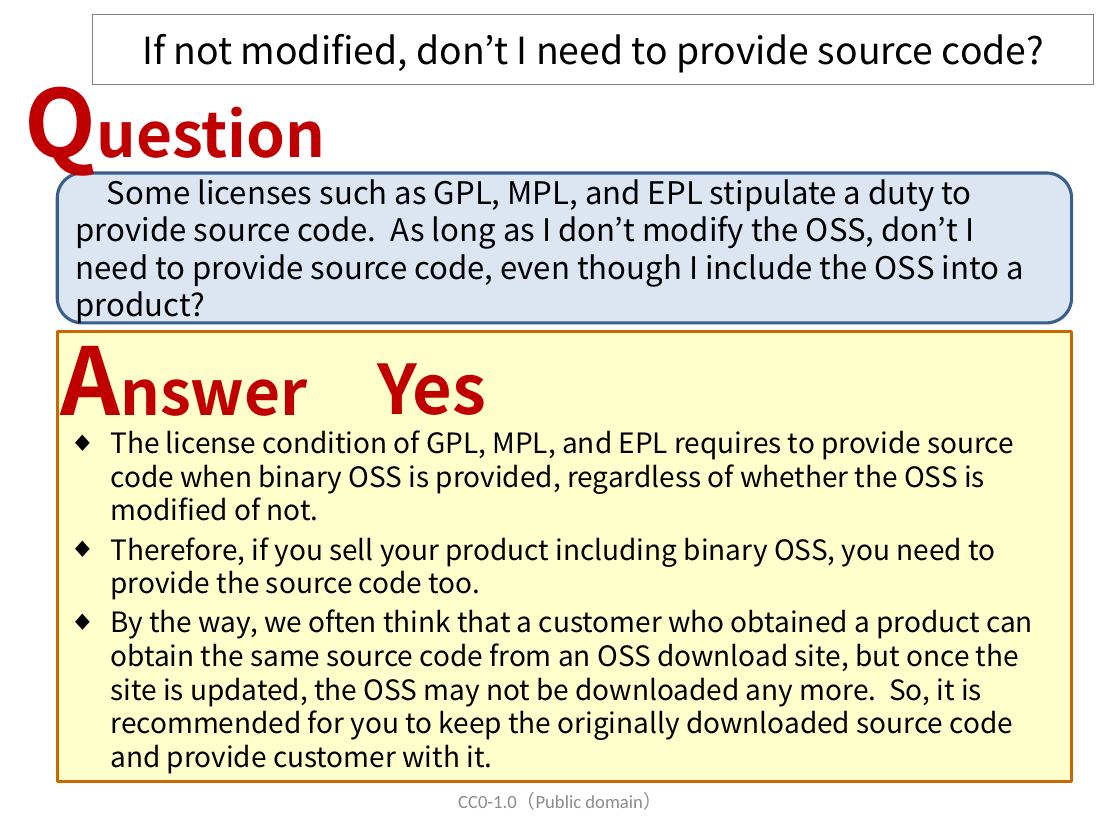
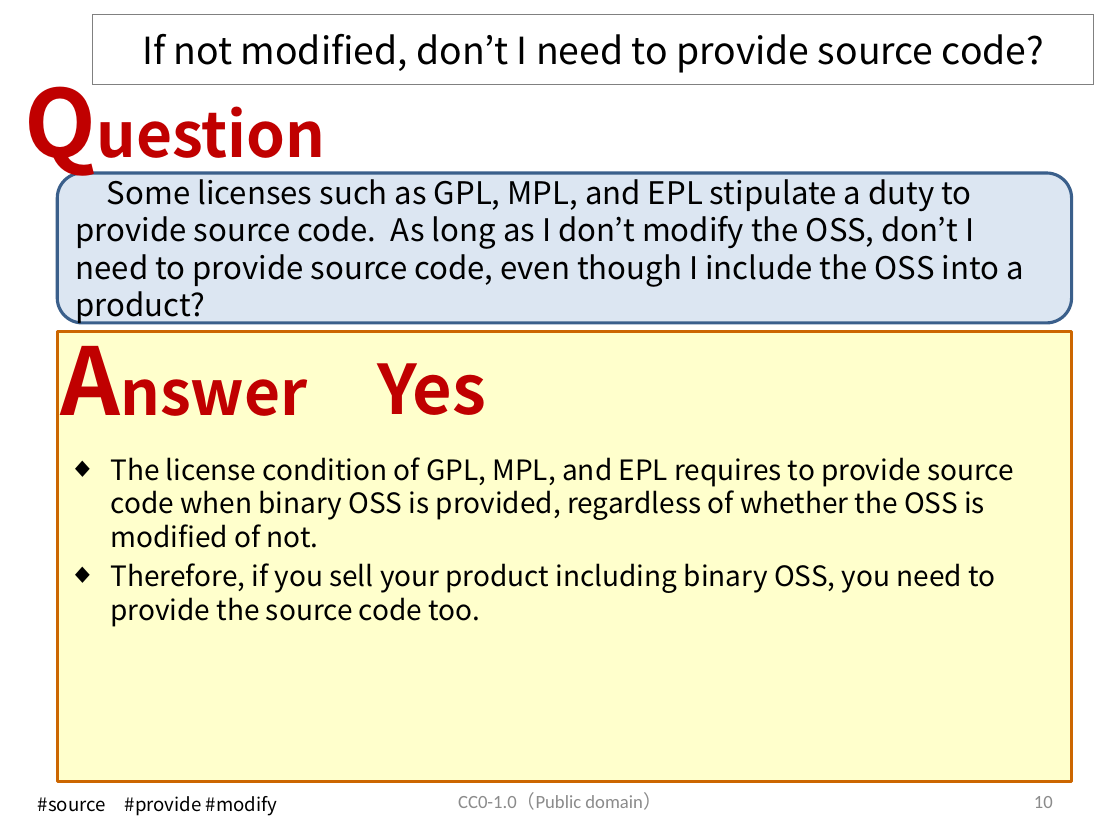
Before and after one commit to OpenChain-Project/OpenChain-JWG, a slide deck: slide 10 of Education_Material/FAQ/Misunderstandings_of_OSS_licenses_CC0.pptx (slide 6 before the commit). Drawn at 1120x840 pixels with LibreOffice and Linux fonts; fonts in the diff are those of the drawing. Boxes give left, top, right and bottom in pixels: in the first picture for what was removed or moved away, otherwise in the second. Text is boxed around its words. In the diff, an @@ line names an element or a change of style, - is before the commit and + after.

```diff
--- a/Education_Material/FAQ/Misunderstandings_of_OSS_licenses_CC0.pptx
+++ b/Education_Material/FAQ/Misunderstandings_of_OSS_licenses_CC0.pptx
@@ text "The license condition of GPL, ..." moved from (x1=111, y1=430, x2=1033, y2=740) to (x1=111, y1=457, x2=1014, y2=627) @@
@@ text at (x1=111, y1=609, x2=1033, y2=740): paragraph removed @@
-◆ By the way, we often think that a customer who obtained a product can obtain the same source code from an OSS download site, but once the site is updated, the OSS may not be downloaded any more. So, it is recommended for you to keep the originally downloaded source code and provide customer with it.
@@ text added at (x1=38, y1=796, x2=277, y2=816), 12 pt, text #000000 @@
+#source #provide #modify
@@ page number added at (x1=1034, y1=796, x2=1053, y2=808), 12 pt, text #8C8C8C @@
+10
```
Also in this commit, not shown: 17 other slides changed, 20 slides added, 2 slides removed, 1 other file.
